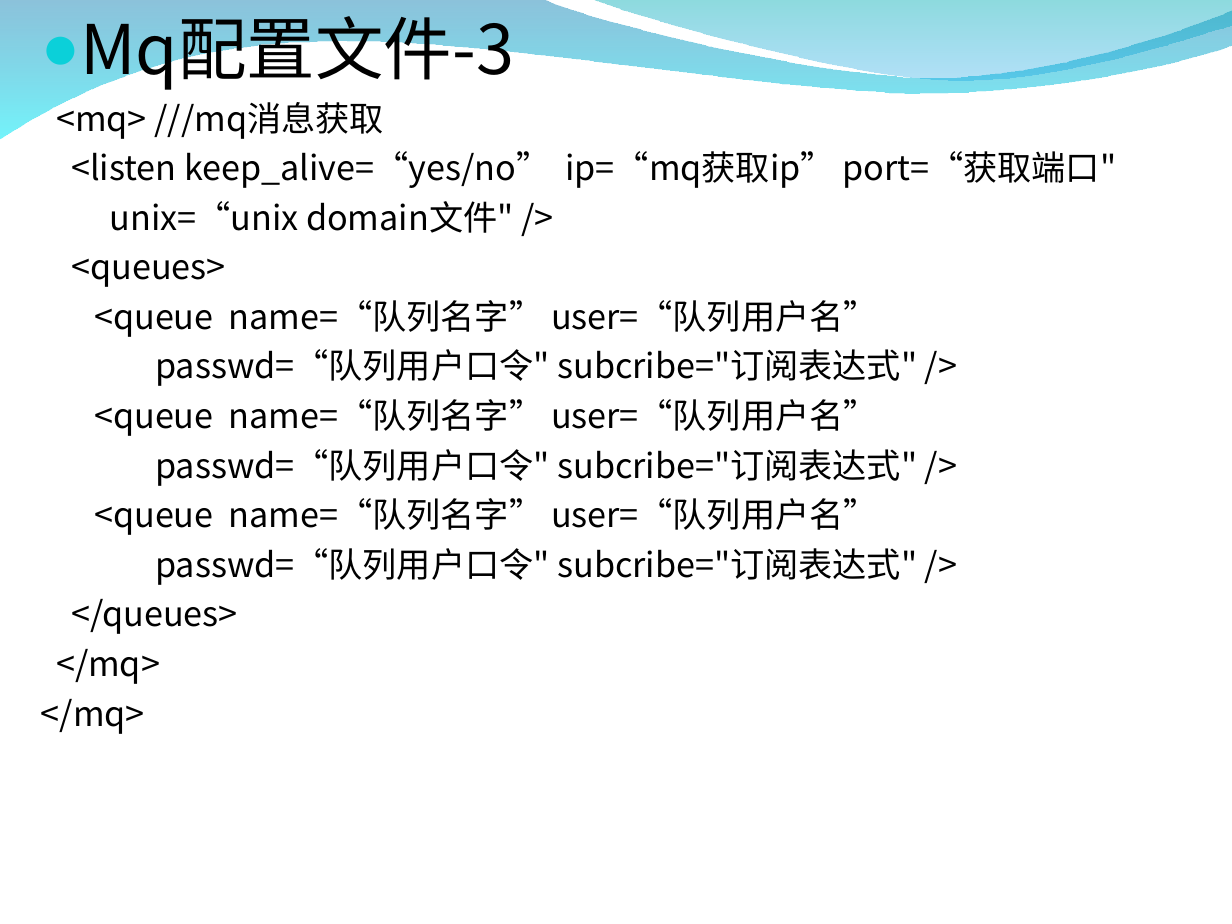
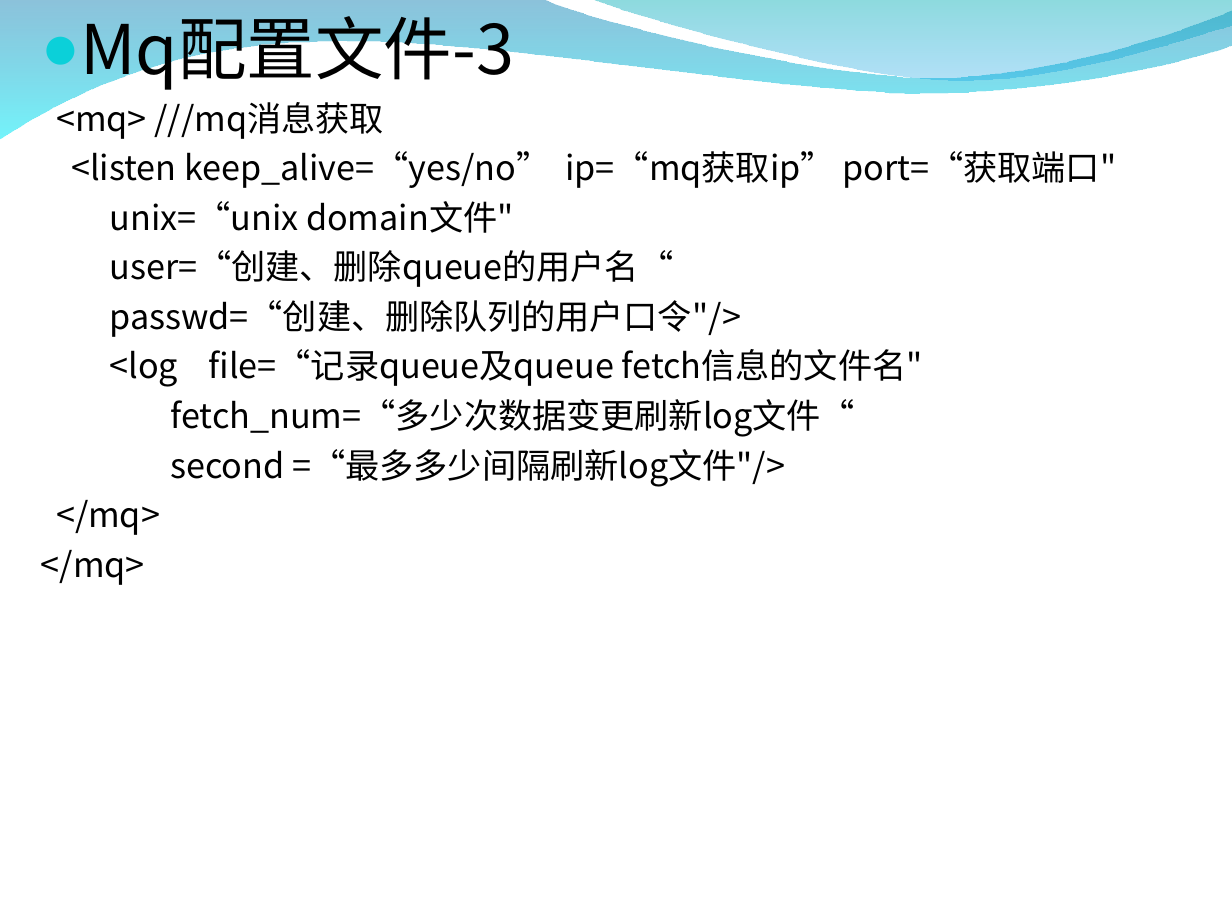
Before and after one commit to zxf1864/cwinux-mq, a slide deck: slide 9 of mq/doc/mq_introduce.ppt. Drawn at 1232x924 pixels with LibreOffice and Linux fonts; fonts in the diff are those of the drawing; background and template pictures are left out. Boxes give left, top, right and bottom in pixels: in the first picture for what was removed or moved away, otherwise in the second. Text is boxed around its words. In the diff, an @@ line names an element or a change of style, - is before the commit and + after.

```diff
--- a/mq/doc/mq_introduce.ppt
+++ b/mq/doc/mq_introduce.ppt
@@ text at (110,201,923,487): text changed @@
-unix=“unix domain文件" />
-<queues>
-<queue name=“队列名字” user=“队列用户名”
-passwd=“队列用户口令" subcribe="订阅表达式" />
-<queue name=“队列名字” user=“队列用户名”
-passwd=“队列用户口令" subcribe="订阅表达式" />
-<queue name=“队列名字” user=“队列用户名”
-passwd=“队列用户口令" subcribe="订阅表达式" />
-</queues>
+unix=“unix domain文件"
+user=“创建、删除queue的用户名“
+passwd=“创建、删除队列的用户口令"/>
+<log file=“记录queue及queue fetch信息的文件名"
+fetch_num=“多少次数据变更刷新log文件“
+second =“最多多少间隔刷新log文件"/>
```
Also in this commit, not shown: 12 other slides changed, 10 slides added, 1 other file.
